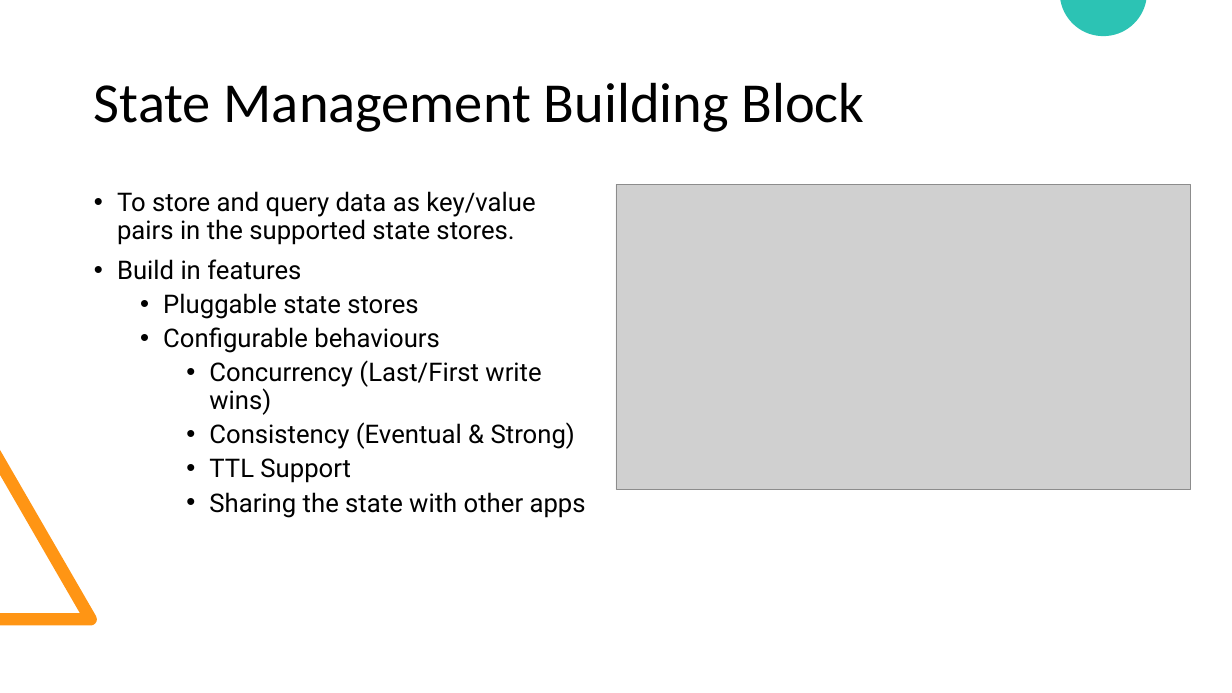
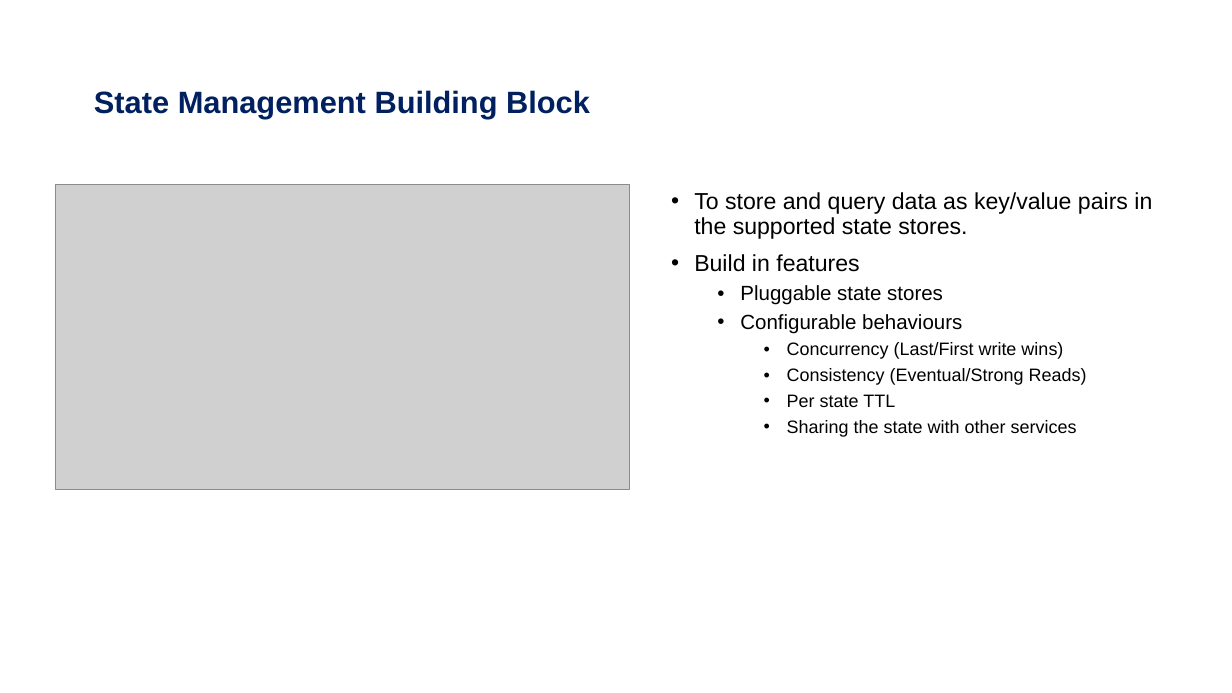
Before and after one commit to rgvna258/DaprDemoApp, a slide deck: slide 17 of files/Dapr-Final.pptx (slide 18 before the commit). Drawn at 1232x693 pixels with LibreOffice and Linux fonts; fonts in the diff are those of the drawing; grey boxes stand for pictures. Boxes give left, top, right and bottom in pixels: in the first picture for what was removed or moved away, otherwise in the second. Text is boxed around its words. In the diff, an @@ line names an element or a change of style, - is before the commit and + after.

```diff
--- a/files/Dapr-Final.pptx
+++ b/files/Dapr-Final.pptx
@@ freeform shape removed at (1061,0,1147,36) @@
@@ title "State Management Building Block" at (94,90,590,119): size 44 to 24 pt, font Calibri to Arial, text colour #000000 to #002060, bold on @@
@@ picture: place and size @@
-picture at (616,185,1191,490)
+picture at (55,185,630,490)
@@ text "To store and query data ...": place and size @@
-text "To store and query data ..." at (117,191,586,518)
+text "To store and query data ..." at (694,192,1152,437)
@@ text at (694,192,1152,359): size 20 to 18 pt in "To store and query data as key/value ...", "Build in features"; font Roboto to Arial in "To store and query data as key/value ...", "Build in features", "Pluggable state stores", "Configurable behaviours" and 1 more places; size 20 to 16 pt in "Pluggable state stores", "Configurable behaviours"; size 20 to 14 pt in "Concurrency (Last/First write wins)" @@
@@ text at (787,368,1087,437): text changed; size 20 to 14 pt; font Roboto to Arial @@
-    • Consistency (Eventual & Strong)
-    • TTL Support
-    • Sharing the state with other apps
+    • Consistency (Eventual/Strong Reads)
+    • Per state TTL
+    • Sharing the state with other services
@@ freeform shape removed at (0,450,97,625) @@
```
Also in this commit, not shown: 18 other slides changed, 9 slides added, 4 slides removed, 15 other files.
